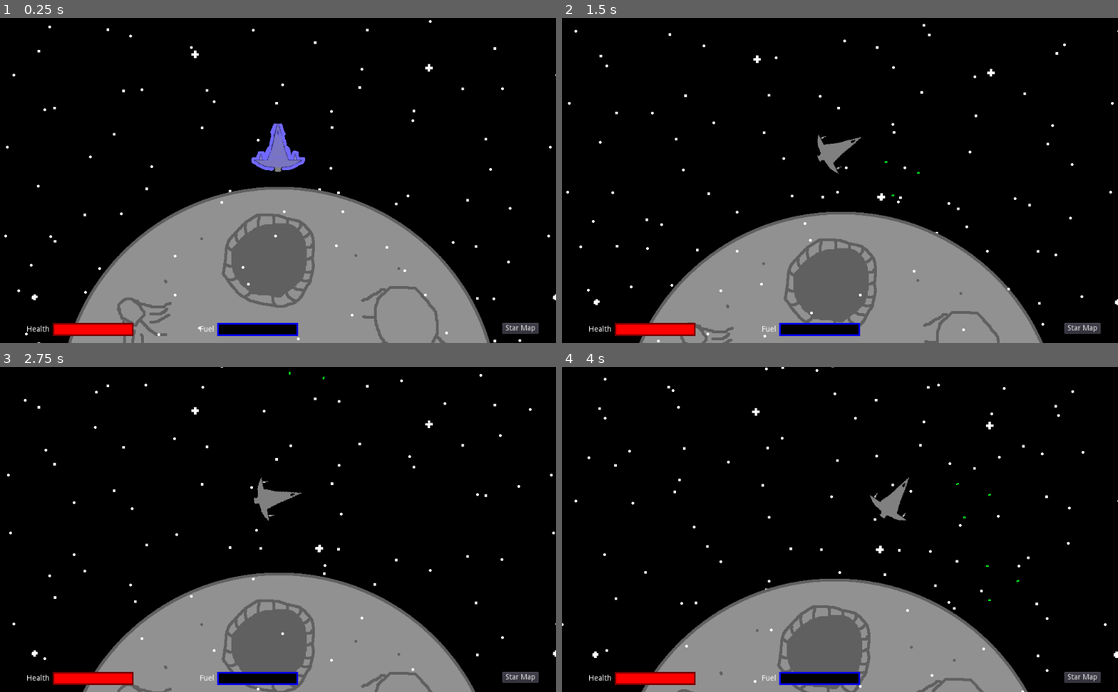
Above: before the commit, frames 1-4 (two rows, left to right).
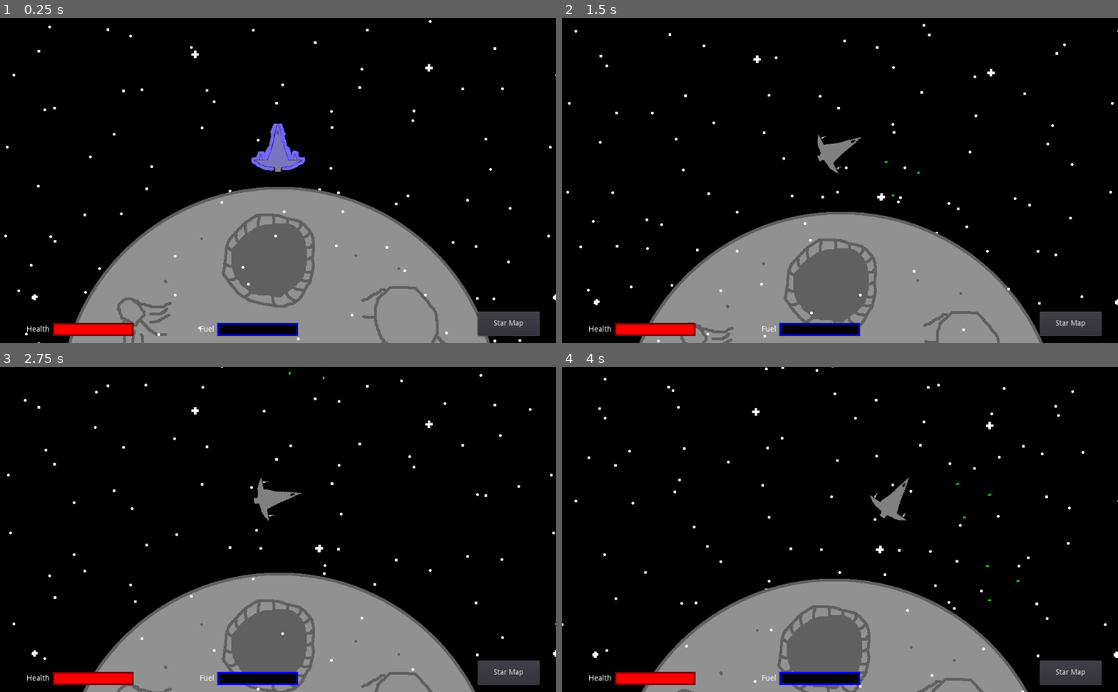
Above: after the commit, the same moments.

Repository: jlpatter/GodotSpaceShooter
Game: Godot game, scene res://src/Levels/Level1.tscn
Same seed, same stepped clock (60 frames per second), same inputs: the game is played once before the commit and once after it.
Inputs:
- Up to frame 1 (0.25 s): no input
- Up to frame 2 (1.5 s): hold D (move_right) 0.53-1.28 s; tap Space (shoot) at 0.6, 1.35 s; hold A (move_left) from 1.28 s (still down)
- Up to frame 3 (2.75 s): release A (move_left) at 2.03 s; hold D (move_right) from 2.03 s (still down); tap Space (shoot) at 2.1 s
- Up to frame 4 (4 s): release D (move_right) at 2.78 s; hold W (move_up) 2.78-3.53 s; tap Space (shoot) at 2.85, 3.6 s; hold A (move_left) from 3.53 s (still down)

The runs differ from the first frame. In frame 1, 0.7% of the frame differs, in the area x 85-98%, y 90-99%; in frame 2, 0.7%; in frame 3, 0.7%; in frame 4, 0.7%.

Commit message:
Made star map button bigger

Diff:
--- a/src/Misc/UI.tscn
+++ b/src/Misc/UI.tscn
@@ -104,10 +104,10 @@
 anchor_top = 1.0
 anchor_right = 1.0
 anchor_bottom = 1.0
-margin_left = -98.836
-margin_top = -37.0
-margin_right = -31.836
-margin_bottom = -17.0
+margin_left = -144.056
+margin_top = -58.0
+margin_right = -30.056
+margin_bottom = -13.0
 text = "Star Map"
 __meta__ = {
 "_edit_use_anchors_": false
